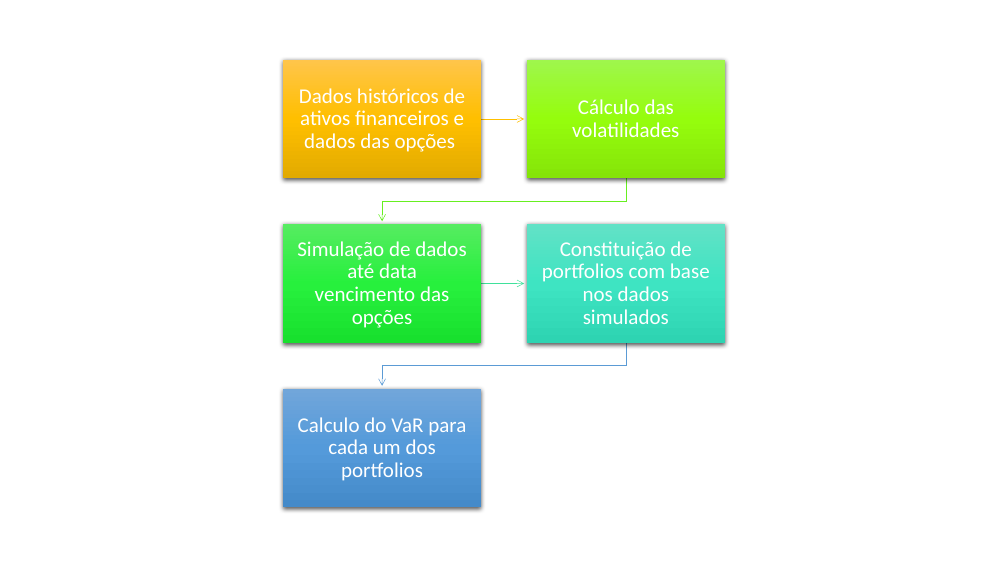
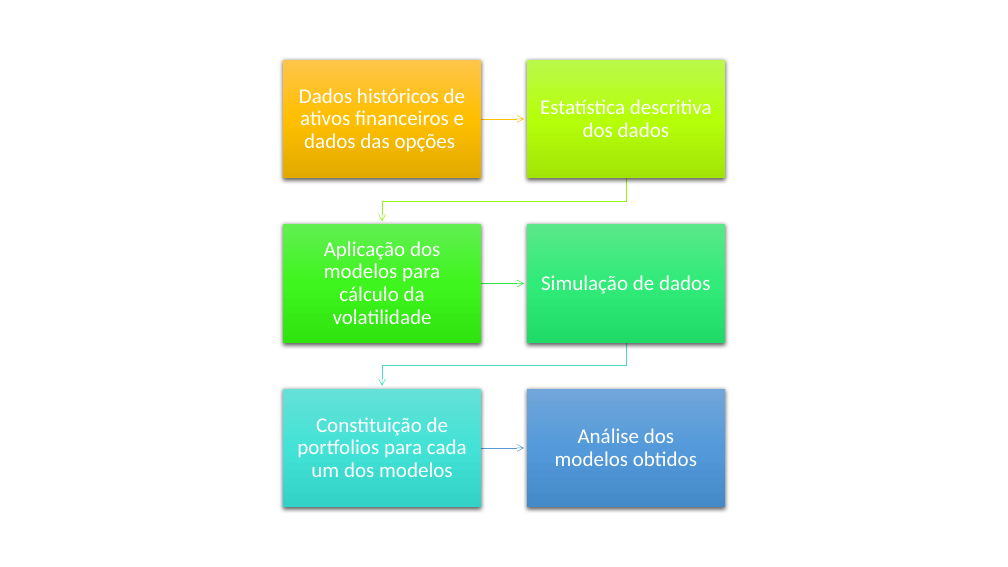
Before and after one commit to lsbaptista/Thesis, a slide deck: slide 1 of data/conclusao.pptx. Drawn at 1008x567 pixels with LibreOffice and Linux fonts; fonts in the diff are those of the drawing. Boxes give left, top, right and bottom in pixels: in the first picture for what was removed or moved away, otherwise in the second. Text is boxed around its words. In the diff, an @@ line names an element or a change of style, - is before the commit and + after.

```diff
--- a/data/conclusao.pptx
+++ b/data/conclusao.pptx
@@ rectangle at [527,60,725,178]: fill gradient #A0F74E to #96FE0E to #85E509 to gradient #BBF94D to #B6FF0A to #A3E506 @@
@@ text at [540,99,712,137]: text changed @@
-Cálculo das volatilidades
+Estatística descritiva dos dados
@@ freeform shape at [382,178,625,222]: outline #67EF21 0.5 pt to #94F319 0.5 pt @@
@@ rectangle at [283,224,481,343]: fill gradient #56EC62 to #27F13E to #18E02F to gradient #62F052 to #3FF61D to #31E50F @@
@@ rectangle at [527,224,725,343]: fill gradient #63E3C6 to #3FE5C3 to #2FD4B2 to gradient #5BE88A to #30EC79 to #21DB69 @@
@@ text at [324,241,440,324]: text changed @@
-Simulação de dados até data vencimento das opções
+Aplicação dos modelos para cálculo da volatilidade
@@ freeform shape at [481,280,524,287]: outline #3FE19B 0.5 pt to #30E845 0.5 pt @@
@@ text at [541,275,710,294]: text changed @@
-Constituição de portfolios com base nos dados simulados
+Simulação de dados
@@ freeform shape at [382,343,625,386]: outline #5B9BD5 0.5 pt to #46DEBF 0.5 pt @@
@@ rectangle at [283,389,481,507]: fill gradient #71A6DB to #559BDB to #448ACA to gradient #66E1D8 to #43E3D8 to #33D2C7 @@
@@ rectangle added at [527,389,725,507], fill gradient #71A6DB to #559BDB to #448ACA @@
@@ text at [297,417,467,477]: text changed @@
-Calculo do VaR para cada um dos portfolios
+Constituição de portfolios para cada um dos modelos
@@ freeform shape added at [481,445,524,452], outline #5B9BD5 0.5 pt @@
@@ text added at [555,428,697,466], 20 pt, text #FFFFFF @@
+Análise dos modelos obtidos
```
Also in this commit, not shown: 11 other files.
